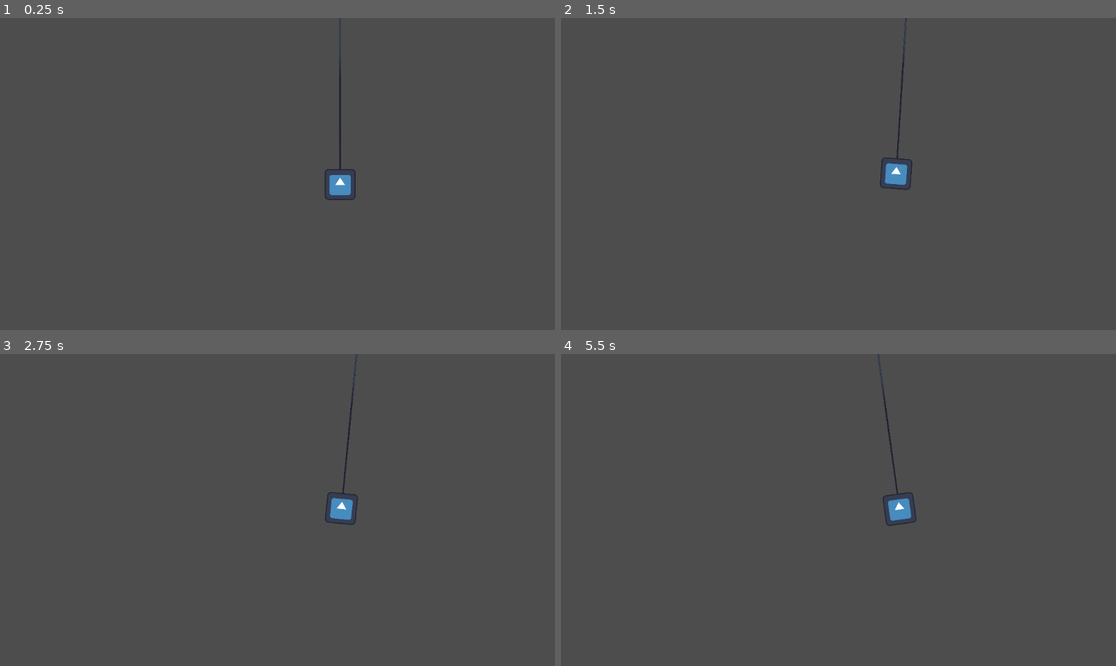
Above: before the commit, frames 1-4 (two rows, left to right).
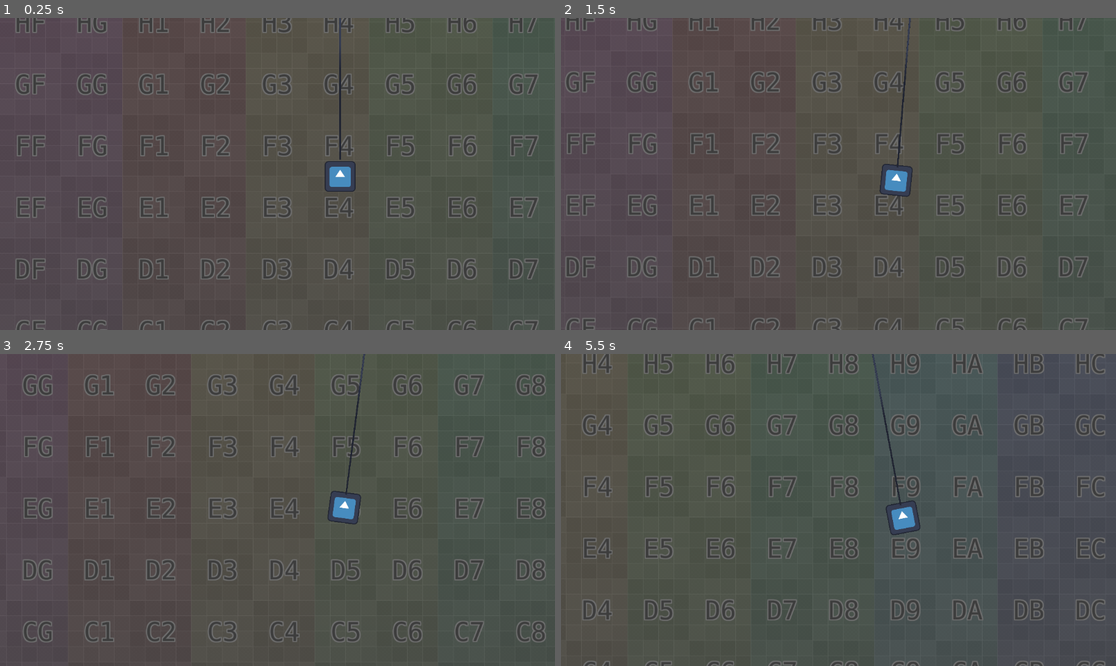
Above: after the commit, the same moments.

Repository: Acvarium/steal-on-rope-game
Game: Godot game, scene res://main.tscn
The game is run twice, just before and just after one commit, with the same random seed, the same clock (stepped at 60 frames per second) and the same inputs. The engine's default icon, where the game draws it, is replaced by a stand-in: a white triangle on a blue panel in a dark square.
Inputs:
- Up to frame 1 (0.25 s): no input
- Up to frame 2 (1.5 s): hold Right (ui_right) 0.53-1.28 s; hold Down (ui_down) from 1.28 s (still down)
- Up to frame 3 (2.75 s): release Down (ui_down) at 2.03 s; hold Right (ui_right) from 2.03 s (still down)
- Up to frame 4 (5.5 s): release Right (ui_right) at 2.78 s; hold Up (ui_up) 2.78-3.53 s; hold Left (ui_left) 3.53-5.03 s; hold Down (ui_down) from 5.03 s (still down)

The runs differ from the first frame. In frame 1, 4.3% of the frame differs, in the area x 2-98%, y 0-100%; in frame 2, 4.3%; in frame 3, 4.1%; in frame 4, 4.6%, in the area x 3-99%, y 0-100%.

Commit message:
Vertical movement

Diff:
--- a/game/Objects/Rope2D/RopeAnchor.gd
+++ b/game/Objects/Rope2D/RopeAnchor.gd
@@ -1,13 +1,29 @@
 extends CharacterBody2D
 var rope_seg_preload = preload("res://Objects/Rope2D/rope_segment.tscn")
 @export_node_path("RigidBody2D") var body_path
+var body : RigidBody2D
 @export_node_path("Node2D") var segment_holder
-
-const SPEED = 300.0
+var body_joint: PinJoint2D
+var rope_sprite : Sprite2D
+const SPEED = 400.0
+const V_SPEED = 2.0
 
 func _ready():
-	pass
+	body = get_node(body_path)
+	body_joint = body.get_node("Joint")
 	build_rope(1)
+
+
+func change_rope_length(length_diff):
+	var node_b = body_joint.node_b
+	body_joint.node_b = ""
+	var rope_dir = (body_joint.global_position - global_position).normalized()
+	body.position += rope_dir * length_diff * V_SPEED
+	body_joint.node_b = node_b
+	update_rope_sprite(global_position.distance_to(body_joint.global_position))
+
+func update_rope_sprite(new_length):
+	rope_sprite.scale.y = new_length / 64
 
 func build_rope(number_of_segments):
 	var current_seg: RigidBody2D = null
@@ -15,9 +31,8 @@
 	for i in range(number_of_segments):
 
 		var next_seg: RigidBody2D = rope_seg_preload.instantiate()
-		var sprite_scale = (next_seg_joint_pos.y / 64)
-		print(sprite_scale)
-		next_seg.get_node("Sprite2D").scale.y = sprite_scale
+		rope_sprite = next_seg.get_node("Sprite2D")
+		update_rope_sprite(3400)
 		var next_joint: PinJoint2D = next_seg.get_node("Joint")
 		get_node(segment_holder).add_child(next_seg)
 		var next_pos = position
@@ -30,17 +45,19 @@
 			next_joint.node_b = current_seg.get_path()
 		print(next_seg)
 		current_seg = next_seg
-	var body_joint = get_node(body_path).get_node("Joint")
-	get_node(body_path).position = current_seg.position + next_seg_joint_pos - \
+	var body_joint = body.get_node("Joint")
+	body.position = current_seg.position + next_seg_joint_pos - \
 		body_joint.position
 	body_joint.node_b = current_seg.get_path()
 
 
 func _physics_process(delta):
 	var direction = Input.get_axis("ui_left", "ui_right")
+	var v_direction = Input.get_axis("ui_up", "ui_down")
+	if v_direction:
+		change_rope_length(v_direction)
 	if direction:
 		velocity.x = direction * SPEED
 	else:
 		velocity.x = move_toward(velocity.x, 0, SPEED)
-
 	move_and_slide()
--- a/game/main.tscn
+++ b/game/main.tscn
@@ -1,6 +1,7 @@
-[gd_scene load_steps=6 format=3 uid="uid://byti73gkerf5e"]
+[gd_scene load_steps=7 format=3 uid="uid://byti73gkerf5e"]
 
 [ext_resource type="Texture2D" uid="uid://cr3y170hxywm4" path="res://icon.svg" id="1_4impl"]
+[ext_resource type="Texture2D" uid="uid://csdtni1oo5sty" path="res://Sprites/grid.png" id="1_b74w1"]
 [ext_resource type="Script" path="res://Objects/Rope2D/RopeAnchor.gd" id="2_s74is"]
 
 [sub_resource type="CircleShape2D" id="CircleShape2D_38oy8"]
@@ -12,6 +13,15 @@
 size = Vector2(64, 1113)
 
 [node name="Main" type="Node2D"]
+
+[node name="TextureRect" type="TextureRect" parent="."]
+self_modulate = Color(1, 1, 1, 0.203922)
+offset_left = -1900.0
+offset_top = -989.0
+offset_right = 3346.0
+offset_bottom = 2558.0
+texture = ExtResource("1_b74w1")
+stretch_mode = 1
 
 [node name="RopeAnchor" type="CharacterBody2D" parent="."]
 position = Vector2(600, -3008)
@@ -25,12 +35,12 @@
 shape = SubResource("CircleShape2D_38oy8")
 
 [node name="Camera2D" type="Camera2D" parent="."]
-position = Vector2(430, 344)
+position = Vector2(430, 400)
 position_smoothing_enabled = true
 drag_horizontal_enabled = true
 
 [node name="Body" type="RigidBody2D" parent="."]
-position = Vector2(430, 344)
+position = Vector2(430, 400)
 mass = 0.01
 angular_damp = 1.0
 
@@ -44,7 +54,7 @@
 metadata/_edit_lock_ = true
 
 [node name="Joint" type="PinJoint2D" parent="Body"]
-position = Vector2(0, -32)
+position = Vector2(0, -26.94)
 node_a = NodePath("..")
 bias = 0.9
 softness = 16.0
@@ -65,3 +75,7 @@
 [node name="CollisionShape2D2" type="CollisionShape2D" parent="StaticBody2D"]
 position = Vector2(1379, 337.5)
 shape = SubResource("RectangleShape2D_w0k4q")
+
+[node name="Sprite2D" type="Sprite2D" parent="."]
+visible = false
+texture = ExtResource("1_b74w1")
Binary file added: game/Sprites/grid.png
Not shown, added: game/Sprites/grid.png.import
